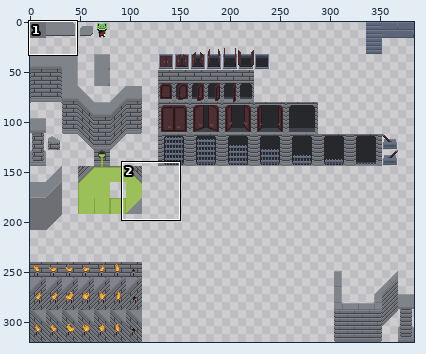
Sprite sheet -- Artwork/TileSets/TileMaps/Dungeon.png. Above, an overview of the earlier version with the close-up marked.
Close-up. First the earlier version:
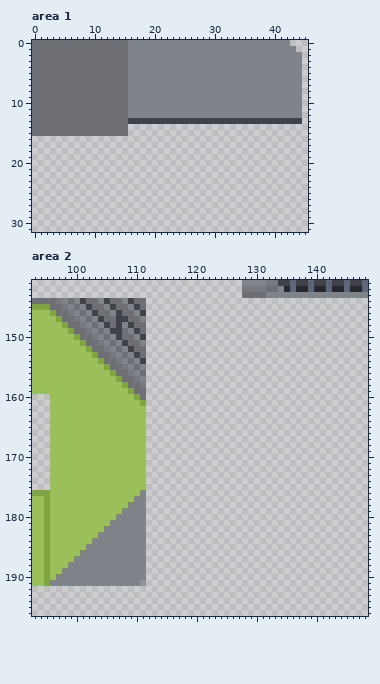
The file is 384x320 pixels. Colours within 5 levels of each other are drawn and written as one. Shown: area 1: x 0..45, y 0..31; area 2: x 93..148, y 141..196. The commit also changed other parts of the picture, which this record leaves out.
New version:
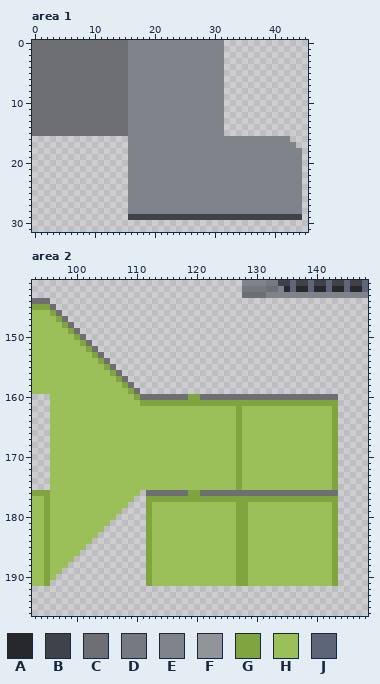
Palette (. is transparent): A #27282c  B #3f4249  C #6d6f75  D #777980  E #7f838a  F #919499  G #80a440  H #9bbf59  J #5d6678
Diff:
Changed rows in their new state; - is an unchanged pixel.
Area 1:
first column x 16:
 0 ----------------...........--
 1 ----------------............-
 2 ----------------.............
 3 ----------------.............
 4 ----------------.............
 5 ----------------.............
 6 ----------------.............
 7 ----------------.............
 8 ----------------.............
 9 ----------------.............
10 ----------------.............
11 ----------------.............
12 ----------------.............
13 EEEEEEEEEEEEEEEE.............
14 EEEEEEEEEEEEEEEE-------------
15 EEEEEEEEEEEEEEEE-------------
16 EEEEEEEEEEEEEEEEEEEEEEEEEEE--
17 EEEEEEEEEEEEEEEEEEEEEEEEEEEE-
18 EEEEEEEEEEEEEEEEEEEEEEEEEEEEE
19 EEEEEEEEEEEEEEEEEEEEEEEEEEEEE
20 EEEEEEEEEEEEEEEEEEEEEEEEEEEEE
21 EEEEEEEEEEEEEEEEEEEEEEEEEEEEE
22 EEEEEEEEEEEEEEEEEEEEEEEEEEEEE
23 EEEEEEEEEEEEEEEEEEEEEEEEEEEEE
24 EEEEEEEEEEEEEEEEEEEEEEEEEEEEE
25 EEEEEEEEEEEEEEEEEEEEEEEEEEEEE
26 EEEEEEEEEEEEEEEEEEEEEEEEEEEEE
27 EEEEEEEEEEEEEEEEEEEEEEEEEEEEE
28 EEEEEEEEEEEEEEEEEEEEEEEEEEEEE
29 BBBBBBBBBBBBBBBBBBBBBBBBBBBBB
Area 2:
first column x 96:
144 ................--------------------------------
145 -...............--------------------------------
146 --..............--------------------------------
147 ---.............--------------------------------
148 ----............--------------------------------
149 -----...........--------------------------------
150 ------..........--------------------------------
151 -------.........--------------------------------
152 --------........--------------------------------
153 ---------.......--------------------------------
154 ----------......--------------------------------
155 -----------.....--------------------------------
156 ------------....--------------------------------
157 -------------...--------------------------------
158 --------------..--------------------------------
159 ---------------.--------------------------------
160 ----------------CCCCCCCGGCCCCCCCCCCCCCCCCCCCCCCC
161 ----------------GGGGGGGGGGGGGGGGGGGGGGGGGGGGGGGG
162 ----------------HHHHHHHHHHHHHHHGHHHHHHHHHHHHHHHG
163 ----------------HHHHHHHHHHHHHHHGHHHHHHHHHHHHHHHG
164 ----------------HHHHHHHHHHHHHHHGHHHHHHHHHHHHHHHG
165 ----------------HHHHHHHHHHHHHHHGHHHHHHHHHHHHHHHG
166 ----------------HHHHHHHHHHHHHHHGHHHHHHHHHHHHHHHG
167 ----------------HHHHHHHHHHHHHHHGHHHHHHHHHHHHHHHG
168 ----------------HHHHHHHHHHHHHHHGHHHHHHHHHHHHHHHG
169 ----------------HHHHHHHHHHHHHHHGHHHHHHHHHHHHHHHG
170 ----------------HHHHHHHHHHHHHHHGHHHHHHHHHHHHHHHG
171 ----------------HHHHHHHHHHHHHHHGHHHHHHHHHHHHHHHG
172 ----------------HHHHHHHHHHHHHHHGHHHHHHHHHHHHHHHG
173 ----------------HHHHHHHHHHHHHHHGHHHHHHHHHHHHHHHG
174 ----------------HHHHHHHHHHHHHHHGHHHHHHHHHHHHHHHG
175 ----------------HHHHHHHHHHHHHHHGHHHHHHHHHHHHHHHG
176 ---------------.CCCCCCCGGCCCCCCCCCCCCCCCCCCCCCCC
177 --------------..GGGGGGGGGGGGGGGGGGGGGGGGGGGGGGGG
178 -------------...GHHHHHHHHHHHHHHGGHHHHHHHHHHHHHHG
179 ------------....GHHHHHHHHHHHHHHGGHHHHHHHHHHHHHHG
180 -----------.....GHHHHHHHHHHHHHHGGHHHHHHHHHHHHHHG
181 ----------......GHHHHHHHHHHHHHHGGHHHHHHHHHHHHHHG
182 ---------.......GHHHHHHHHHHHHHHGGHHHHHHHHHHHHHHG
183 --------........GHHHHHHHHHHHHHHGGHHHHHHHHHHHHHHG
184 -------.........GHHHHHHHHHHHHHHGGHHHHHHHHHHHHHHG
185 ------..........GHHHHHHHHHHHHHHGGHHHHHHHHHHHHHHG
186 -----...........GHHHHHHHHHHHHHHGGHHHHHHHHHHHHHHG
187 ----............GHHHHHHHHHHHHHHGGHHHHHHHHHHHHHHG
188 ---.............GHHHHHHHHHHHHHHGGHHHHHHHHHHHHHHG
189 --..............GHHHHHHHHHHHHHHGGHHHHHHHHHHHHHHG
190 -...............GHHHHHHHHHHHHHHGGHHHHHHHHHHHHHHG
191 ................GHHHHHHHHHHHHHHGGHHHHHHHHHHHHHHG
Changed places in both close-ups, as pixel boxes (x1, y1, x2, y2):
changed: (128, 40, 302, 220)
changed: (50, 298, 338, 586)
